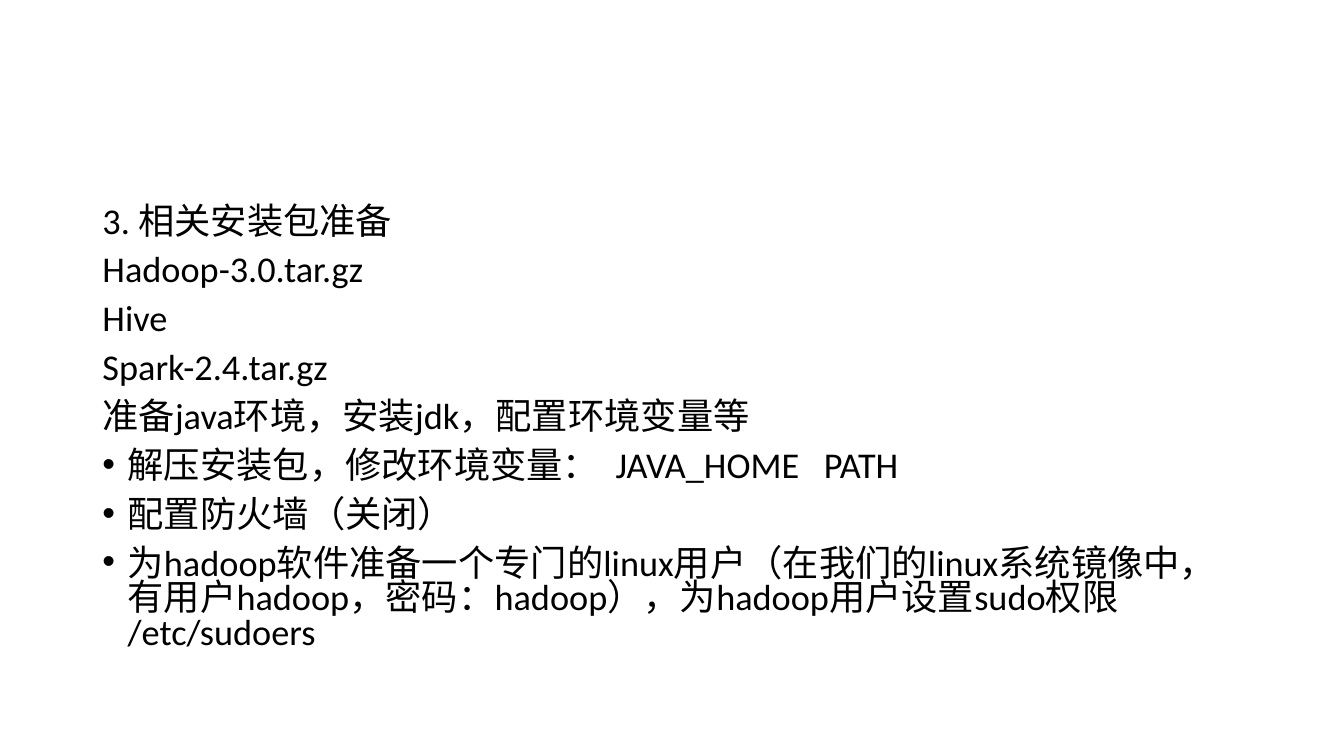
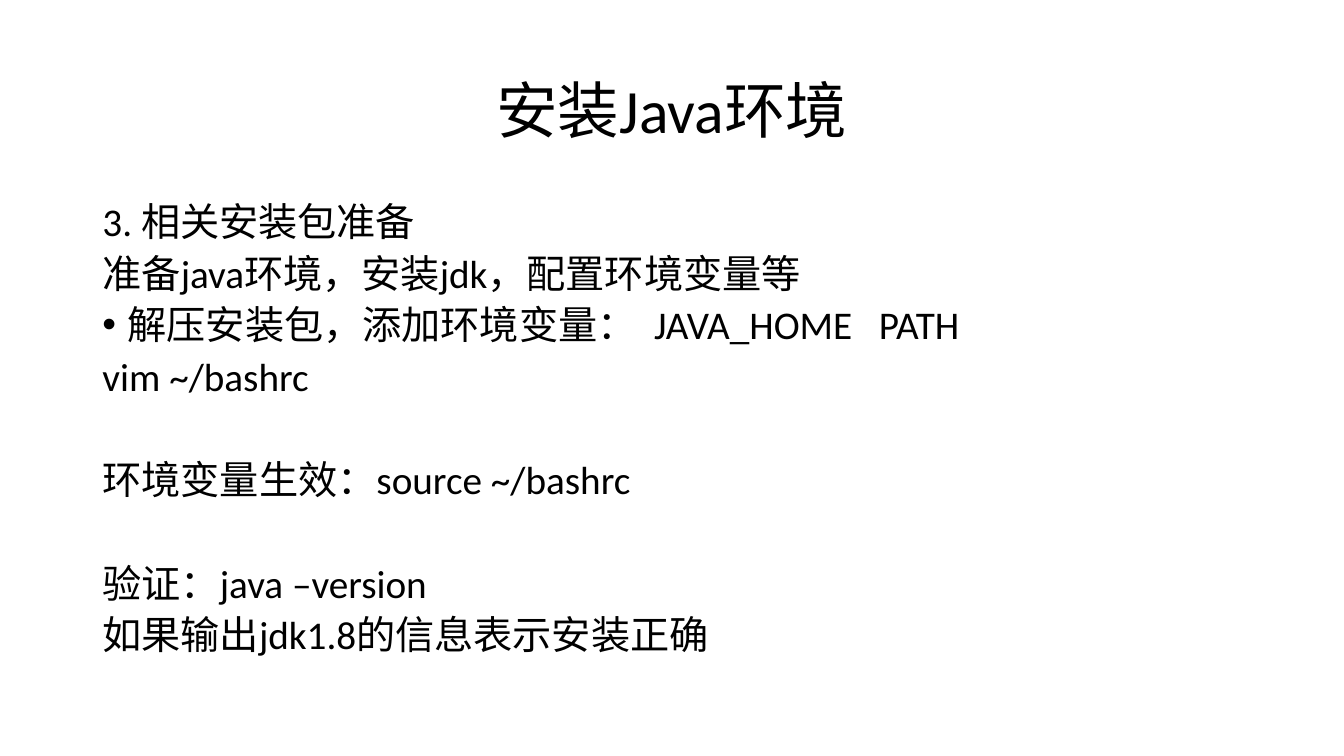
Before and after one commit to refuil/hadoopAction, a slide deck: slide 19 of 第一章 Hadoop概述与安装.pptx (slide 15 before the commit). Drawn at 1344x756 pixels with LibreOffice and Linux fonts; fonts in the diff are those of the drawing. Boxes give left, top, right and bottom in pixels: in the first picture for what was removed or moved away, otherwise in the second. Text is boxed around its words. In the diff, an @@ line names an element or a change of style, - is before the commit and + after.

```diff
--- a/第一章 Hadoop概述与安装.pptx
+++ b/第一章 Hadoop概述与安装.pptx
@@ title added at [496, 81, 847, 138], 44 pt, text #000000 @@
+安装Java环境
@@ text at [102, 203, 800, 295]: size 25.9 to 28 pt in "3. 相关安装包准备", "准备java环境，安装jdk，配置环境变量等" @@
@@ text at [102, 256, 363, 387]: paragraphs removed @@
-Hadoop-3.0.tar.gz
-Hive
-Spark-2.4.tar.gz
@@ text at [102, 305, 959, 656]: text changed; size 25.9 to 28 pt @@
-• 解压安装包，修改环境变量： JAVA_HOME PATH
-• 配置防火墙（关闭）
-• 为hadoop软件准备一个专门的linux用户（在我们的linux系统镜像中，有用户hadoop，密码：hadoop），为hadoop用户设置sudo权限 /etc/sudoers
+• 解压安装包，添加环境变量： JAVA_HOME PATH
+vim ~/bashrc
+环境变量生效：source ~/bashrc
+验证：java –version
+如果输出jdk1.8的信息表示安装正确
```
Also in this commit, not shown: 14 other slides changed, 9 slides added, 1 slide removed, 5 other files.
